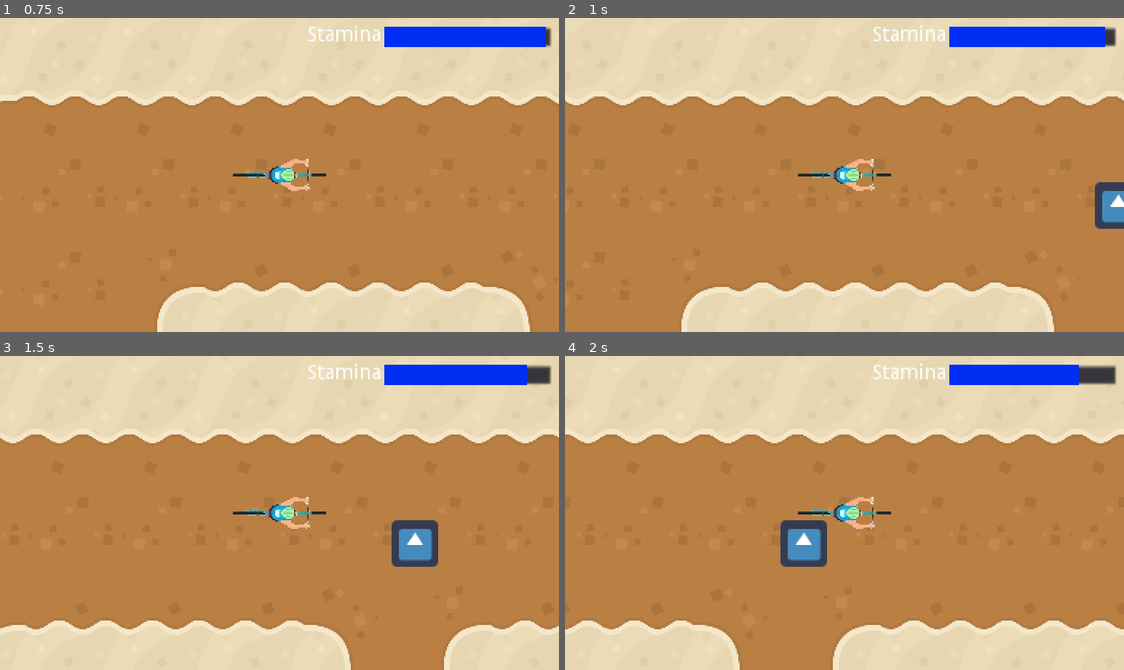
Above: before the commit, frames 1-4 (two rows, left to right).
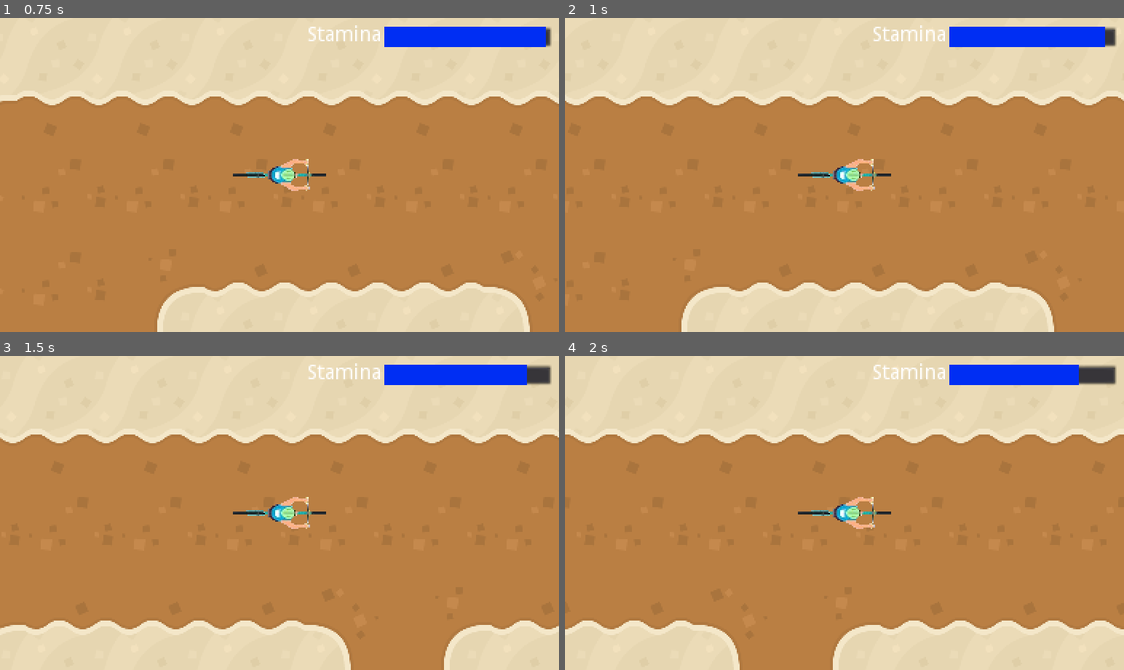
Above: after the commit, the same moments.

Repository: ivangoncharuk/Tour-de-Towson
Game: Godot game, scene res://Scenes/World/World.tscn
The game is run twice, just before and just after one commit, with the same random seed, the same clock (stepped at 60 frames per second) and the same inputs. The engine's default icon, where the game draws it, is replaced by a stand-in: a white triangle on a blue panel in a dark square.
Inputs:
- Up to frame 1 (0.75 s): tap Enter at 0.5 s; hold W (accelerate) from 0.53 s (still down)
- Up to frame 2 (1 s): keep holding W (accelerate)
- Up to frame 3 (1.5 s): keep holding W (accelerate)
- Up to frame 4 (2 s): keep holding W (accelerate)

Frame 1 is identical in both runs. In frame 2, 0.8% of the frame differs, in the area x 94-100%, y 52-68%; in frame 3, 1.2%, in the area x 70-79%, y 52-68%; in frame 4, 1.2%.

Commit message:
Stamina 2

Diff:
--- a/Scenes/World/World.tscn
+++ b/Scenes/World/World.tscn
@@ -1,10 +1,9 @@
-[gd_scene load_steps=19 format=2]
+[gd_scene load_steps=18 format=2]
 
 [ext_resource path="res://Scenes/World/World.gd" type="Script" id=1]
 [ext_resource path="res://Scenes/Car/Car.tscn" type="PackedScene" id=2]
 [ext_resource path="res://Scenes/ControlPanel/ControlPanel.tscn" type="PackedScene" id=3]
 [ext_resource path="res://Assets/spritesheet_tiles.png" type="Texture" id=4]
-[ext_resource path="res://icon.png" type="Texture" id=5]
 
 [sub_resource type="ConvexPolygonShape2D" id=1]
 points = PoolVector2Array( 0, 64, 128, 64, 128, 128, 0, 128 )
@@ -191,12 +190,3 @@
 
 [node name="ControlPanel" parent="CanvasLayer" instance=ExtResource( 3 )]
 player_path = NodePath("../../Car")
-
-[node name="StaticBody2D" type="StaticBody2D" parent="."]
-position = Vector2( 921, 208 )
-__meta__ = {
-"_edit_group_": true
-}
-
-[node name="Sprite" type="Sprite" parent="StaticBody2D"]
-texture = ExtResource( 5 )
